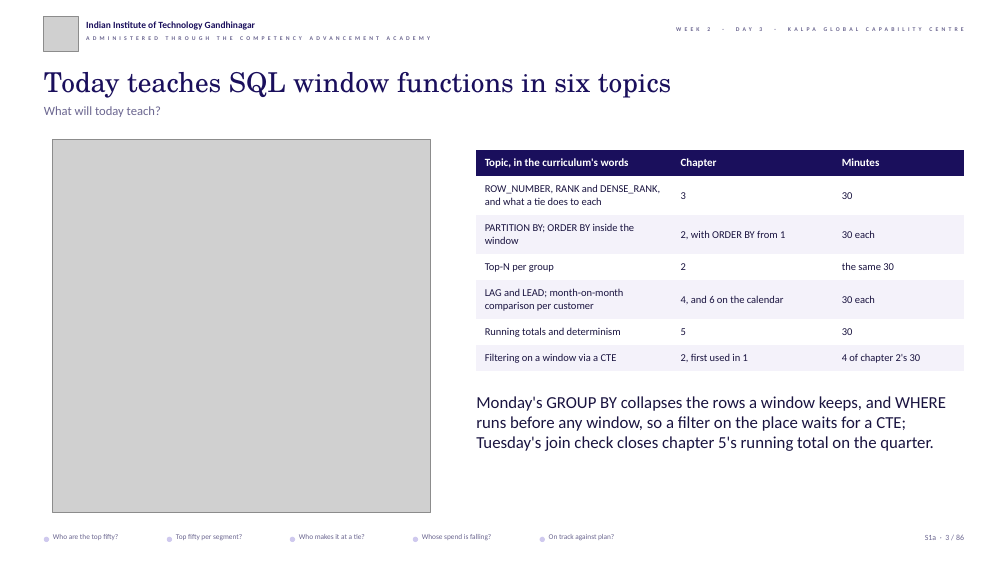
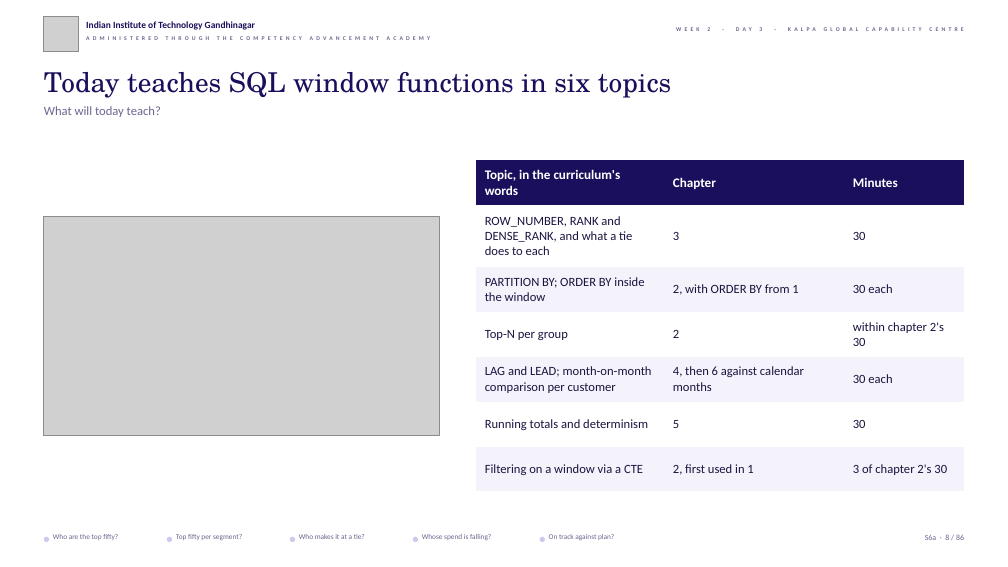
Before and after one commit to fde-academy-lab/c2-content-factory, a slide deck: slide 8 of content/W02/D3/slides/C2_W02_D03_half1_STUDENT.pptx (slide 3 before the commit). Drawn at 1008x567 pixels with LibreOffice and Linux fonts; fonts in the diff are those of the drawing; grey boxes stand for pictures; background and template pictures are left out. Boxes give left, top, right and bottom in pixels: in the first picture for what was removed or moved away, otherwise in the second. Text is boxed around its words. In the diff, an @@ line names an element or a change of style, - is before the commit and + after.

```diff
--- a/content/W02/D3/slides/C2_W02_D03_half1_STUDENT.pptx
+++ b/content/W02/D3/slides/C2_W02_D03_half1_STUDENT.pptx
@@ table at bbox=[476, 160, 964, 492] @@
-row 4, column 3: the same 30
+row 4, column 3: within chapter 2's 30
-row 5, column 2: 4, and 6 on the calendar
+row 5, column 2: 4, then 6 against calendar months
-row 7, column 3: 4 of chapter 2's 30
+row 7, column 3: 3 of chapter 2's 30
@@ size 10.5 to 12.5 pt in "Topic, in the curriculum's words", "Chapter", "Minutes" @@
@@ size 10 to 12 pt in "ROW_NUMBER, RANK and DENSE_RANK, and what a ...", "3", "30", "PARTITION BY; ORDER BY inside the window" and 11 more places @@
@@ table: place and size @@
-table at bbox=[476, 150, 964, 371]
+table at bbox=[476, 160, 964, 492]
@@ picture: place and size @@
-picture at bbox=[53, 139, 431, 513]
+picture at bbox=[44, 217, 439, 436]
@@ text removed at bbox=[476, 396, 946, 451] @@
-Monday's GROUP BY collapses the rows a window keeps, and WHERE runs before any window, so a filter on the place waits for a CTE; Tuesday's join check closes chapter 5's running total on the quarter.
```
Also in this commit, not shown: 25 other slides changed, 3 other files.
